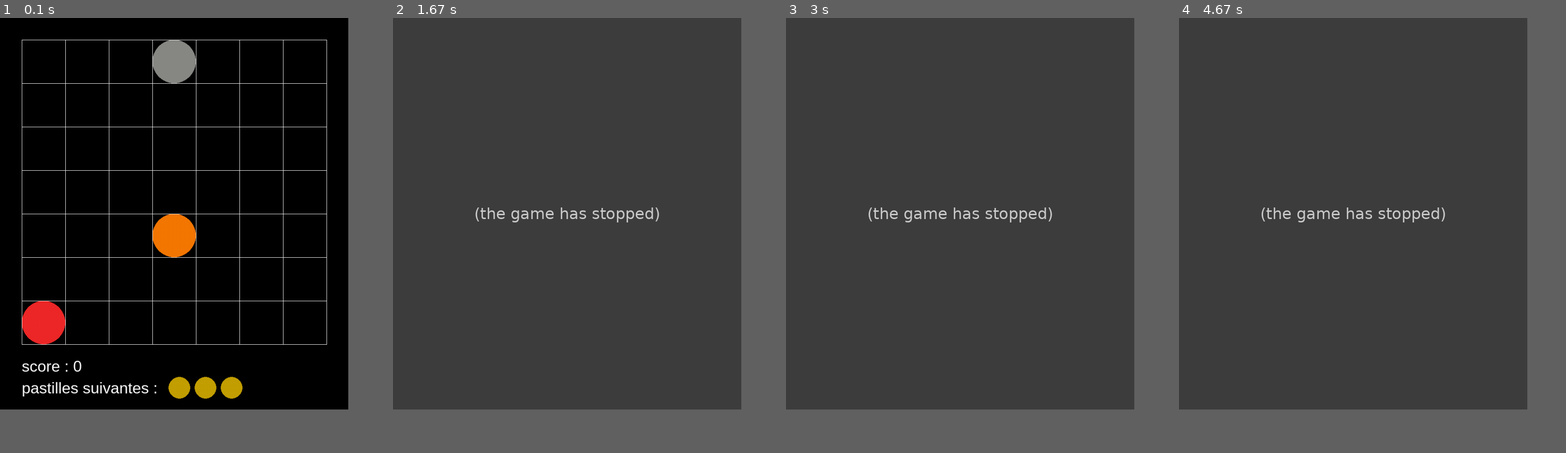
Above: before the commit, frames 1-4 (left to right).
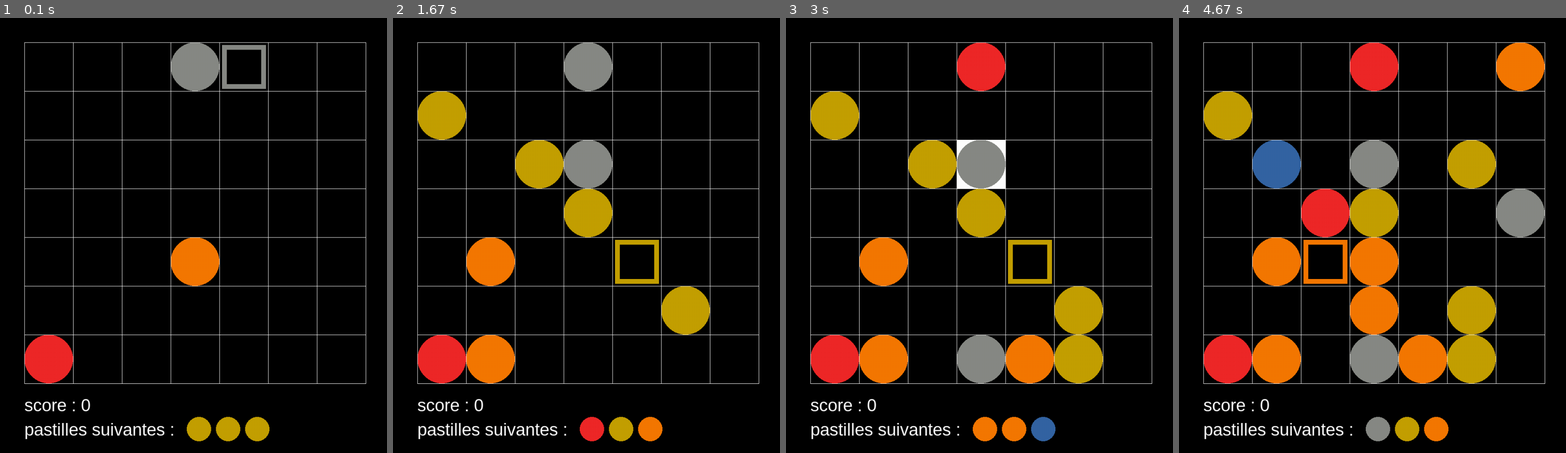
Above: after the commit, the same moments.

Repository: remipannequin/fiver
Game: pygame game, started from pygame_test.py
Same seed, same stepped clock (60 frames per second), same inputs: the game is played once before the commit and once after it.
Inputs (mouse positions are in pixels of both pictures, inside the frame that each line leads up to):
- Up to frame 1 (0.1 s): no input
- Up to frame 2 (1.67 s): click (571, 252) at 0.43 s; click (493, 239) at 0.8 s; tap Space at 1.07 s; click (729, 387) at 1.6 s
- Up to frame 3 (3 s): move the mouse to (987, 87) at 1.87 s; click (987, 87) at 2 s; move the mouse to (960, 348) at 2.27 s; click (960, 348) at 2.4 s; click (967, 161) at 2.8 s
- Up to frame 4 (4.67 s): click (1318, 144) at 3.2 s; click (1473, 196) at 3.6 s; move the mouse to (1492, 226) at 3.87 s; click (1492, 226) at 4 s; move the mouse to (1453, 157) at 4.27 s; click (1453, 157) at 4.4 s
The window is 720x810 before the commit and 800x900 after it. Grey fills any space a smaller window leaves; there, only what the larger window draws over its background counts as a difference.

The runs differ from the first frame. In frame 1, 11% of the frame differs, in the area x 5-95%, y 5-98%; in frame 2, 82%; in frame 3, 82%; in frame 4, 83%, in the area x 0-95%, y 0-98%.
Error before the commit: NameError: name 'rect_green' is not defined (pygame_test.py line 133); the game stopped at 1.6 s (later frames are placeholders)

Commit message:
restore previous commit

Diff:
--- a/pygame_test.py
+++ b/pygame_test.py
@@ -1,12 +1,7 @@
 # code from:
 # https://wiki.labomedia.org/index.php/Pygame:_des_exemples_pour_débuter.html
 
-
-import pygame
-from game import Game, Helper
-from player import step
-
-_author__="Julien Noel and Rémi Pannequin"
+__author__="Julien Noel and Rémi Pannequin"
 __copyright__ = "Copyright 2020"
 __credits__ = ["Rémi Pannequin", "Julien Noël"]
 __license__ = "GPL"
@@ -14,11 +9,15 @@
 __email__ = "remi.pannequin@gmail.com"
 __status__ = "Development"
 
+import pygame
+from game import Game, Helper
+from player import step, best_destination
 
 pygame.init()
 pygame.font.init()
 #print(pygame.font.get_fonts())
 g = Game()
+hp = Helper(g)
 #couleur des pieces
 CIEL = 0, 200, 255
 WHITE = 255, 255, 255
@@ -28,44 +27,59 @@
 COULEUR = [pygame.Color(x) for x in ["#3465a4", "#ef2929", "#c4a000",
                     "#f57900", "#888a85"] ]
 #variables
+
+# ATTENTION,RESPECTER LE RATIO.IL FAUT FAIRE hauteur_fenetre*0,88888888888888888888888888 POUR TROUVER LA VALEUR DE longeur_fenetre !!!!!!
+
+hauteur_fenetre = 1000
+longeur_fenetre = round(hauteur_fenetre*(8/9))
 rectangle_blanc = False
 clock = pygame.time.Clock()
 nb_cols = g.n_cols
 nb_lines = g.n_rows
-rayon_cercle = 50
+rayon_cercle = round(longeur_fenetre/16)
 diametre_cercle =  rayon_cercle*2
 arrete_carré = diametre_cercle
 longueur_ligne_verticales = nb_lines * arrete_carré
 longueur_ligne_horizontales = nb_cols * arrete_carré
 loop = True
-moitiérayon = 25
+moitiérayon = round(rayon_cercle/2)
 game_over = False
-fenetre = pygame.display.set_mode((800, 900))
+fenetre = pygame.display.set_mode((longeur_fenetre, hauteur_fenetre))
 
 #boucle
 while loop:
+    #on récupère toutes les actions et on calcule les scores
+    if game_over is False :
+        actions = hp.actions()
+        hp.build_eval_cache()
+        #Calcule de la proposition
+        (proposition_ligne, proposition_col, proposition_type) = best_destination(hp, actions)
+
+    #print (proposition_ligne, proposition_col, proposition_type)
+
     background = pygame.Surface(fenetre.get_size())
     #background.fill(CIEL)
     #programmes d'edition du texte
     if pygame.font:
-        font = pygame.font.SysFont("arial", 36)
-        font2 = pygame.font.SysFont("arial", 70)
+        font = pygame.font.SysFont("arial", round(hauteur_fenetre/25))
+        font2 = pygame.font.SysFont("arial", round(hauteur_fenetre/11))
         text = font.render("score : %d"%g.score, 1, WHITE)
         textpos = text.get_rect()
-        textpos.left = 50
-        textpos.centery = 800
+        textpos.left = rayon_cercle
+        textpos.centery = longeur_fenetre
         background.blit(text, textpos)
     #texte pour les pastilles suivantes
     text3 =font.render("pastilles suivantes : ",1,WHITE)
     text3pos = text3.get_rect()
-    text3pos.left = 50
-    text3pos.centery = 850
+    text3pos.left = rayon_cercle
+    text3pos.centery = longeur_fenetre + rayon_cercle
     background.blit(text3, text3pos)
     # Ajout du fond dans la fenêtre
     fenetre.blit(background, (0, 0))
-
+    if game_over is False :
+        pygame.draw.rect(fenetre, COULEUR[proposition_type], [proposition_col*diametre_cercle+rayon_cercle+round(rayon_cercle/10),proposition_ligne*diametre_cercle+rayon_cercle+round(rayon_cercle/10),diametre_cercle-round(diametre_cercle/10), diametre_cercle-round(diametre_cercle/10)],round(diametre_cercle/10))
     if rectangle_blanc :
-        pygame.draw.rect (fenetre,WHITE,(numero_case_x*100 + 50,numero_case_y*100 +50,diametre_cercle,diametre_cercle))
+        pygame.draw.rect (fenetre,WHITE,(numero_case_x*diametre_cercle + rayon_cercle,numero_case_y*diametre_cercle +rayon_cercle,diametre_cercle,diametre_cercle))
     pieces = []
     #dessin des cercles (pieces)
     for rangee in range(nb_lines):
@@ -73,29 +87,29 @@
             piece = g.board.get_piece(rangee, index)
             if piece is not None:
                 c = pygame.draw.circle(fenetre, COULEUR[piece.id],
-                               [50+ index * diametre_cercle + rayon_cercle, 50 + rangee*diametre_cercle +rayon_cercle],
+                               [rayon_cercle+ index * diametre_cercle + rayon_cercle, rayon_cercle + rangee*diametre_cercle +rayon_cercle],
                                rayon_cercle)
                 pieces.append(c)
 
     decalage = 0
     for piece in g.next_pieces_queue:
-        pygame.draw.circle(fenetre, COULEUR[piece.id], [text3pos.right +15 +moitiérayon+ decalage, 850 ], moitiérayon)
-        decalage = decalage + 60
+        pygame.draw.circle(fenetre, COULEUR[piece.id], [text3pos.right +round(hauteur_fenetre/60) +moitiérayon+ decalage, (longeur_fenetre +rayon_cercle) ], moitiérayon)
+        decalage = decalage + round(hauteur_fenetre/15)
 
     for index in range(nb_cols+1):
-        depart = [50+index*diametre_cercle, 50]
+        depart = [rayon_cercle+index*diametre_cercle, rayon_cercle]
         fin = [depart[0], depart[1] + longueur_ligne_verticales]
         pygame.draw.line(fenetre,WHITE, depart, fin)
     for index in range(nb_lines+1):
-        pygame.draw.line(fenetre,WHITE, [50, 50+index*diametre_cercle],[(50+nb_cols*diametre_cercle), 50+index*diametre_cercle])
+        pygame.draw.line(fenetre,WHITE, [rayon_cercle, rayon_cercle+index*diametre_cercle],[(rayon_cercle+nb_cols*diametre_cercle), rayon_cercle+index*diametre_cercle])
     #texte pour ecrire game_over
     if game_over :
         text2 = font2.render("GAME OVER", 1, WHITE)
         text2pos = text2.get_rect()
-        text2pos.centerx = 400
-        text2pos.centery = 400
+        text2pos.centerx = round(longeur_fenetre/2)
+        text2pos.centery = round(hauteur_fenetre/2)-rayon_cercle
         fenetre.blit(text2, text2pos)
-        rect_green = pygame.draw.rect(fenetre, RED, [550, 800, 200, 50])
+        rect_green = pygame.draw.rect(fenetre, RED, [rayon_cercle*10+rayon_cercle, longeur_fenetre, round(longeur_fenetre/4), rayon_cercle])
         text4 = font.render("rejouer",1, WHITE)
         text4pos = text4.get_rect()
         text4pos.centerx = rect_green.centerx
@@ -108,9 +122,9 @@
         elif event.type == pygame.MOUSEBUTTONDOWN:
             x,y = event.pos
             #savoir dans quelle case se situe le clic
-            if x > 50 and y > 50 and x <  nb_cols * diametre_cercle + 50 and y < nb_lines * diametre_cercle + 50 :
-                numero_case_x = ((x-50)//diametre_cercle)
-                numero_case_y = ((y-50)//diametre_cercle)
+            if x > rayon_cercle and y > rayon_cercle and x <  nb_cols * diametre_cercle + rayon_cercle and y < nb_lines * diametre_cercle + rayon_cercle :
+                numero_case_x = ((x-rayon_cercle)//diametre_cercle)
+                numero_case_y = ((y-rayon_cercle)//diametre_cercle)
                 print (numero_case_x)
                 print (numero_case_y)
                 piece = g.board.get_piece(numero_case_y, numero_case_x)
@@ -130,9 +144,10 @@
                         else:
                             g.make_move(numero_case_y2, numero_case_x2,numero_case_y, numero_case_x)
                     rectangle_blanc = False
-            elif rect_green.collidepoint(event.pos):
+            elif game_over and rect_green.collidepoint(event.pos):
                 #clique sur le rectangle vert
                 g = Game()
+                hp = Helper(g)
                 game_over = False
 
         elif event.type == pygame.KEYDOWN and event.key == 32 and not game_over:
